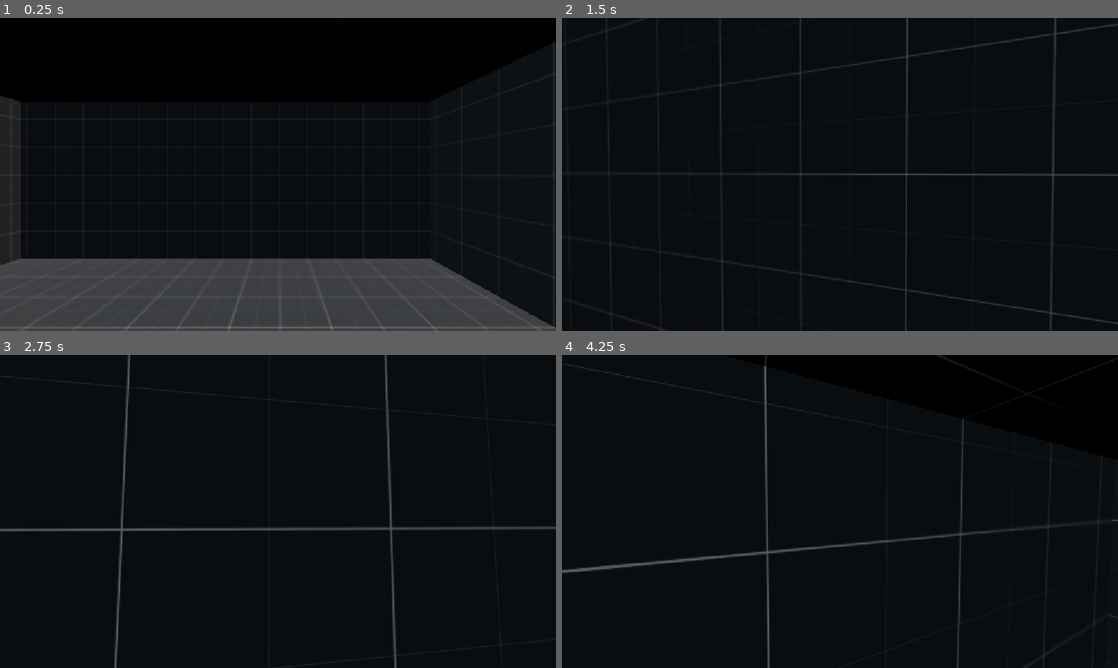
Above: before the commit, frames 1-4 (two rows, left to right).
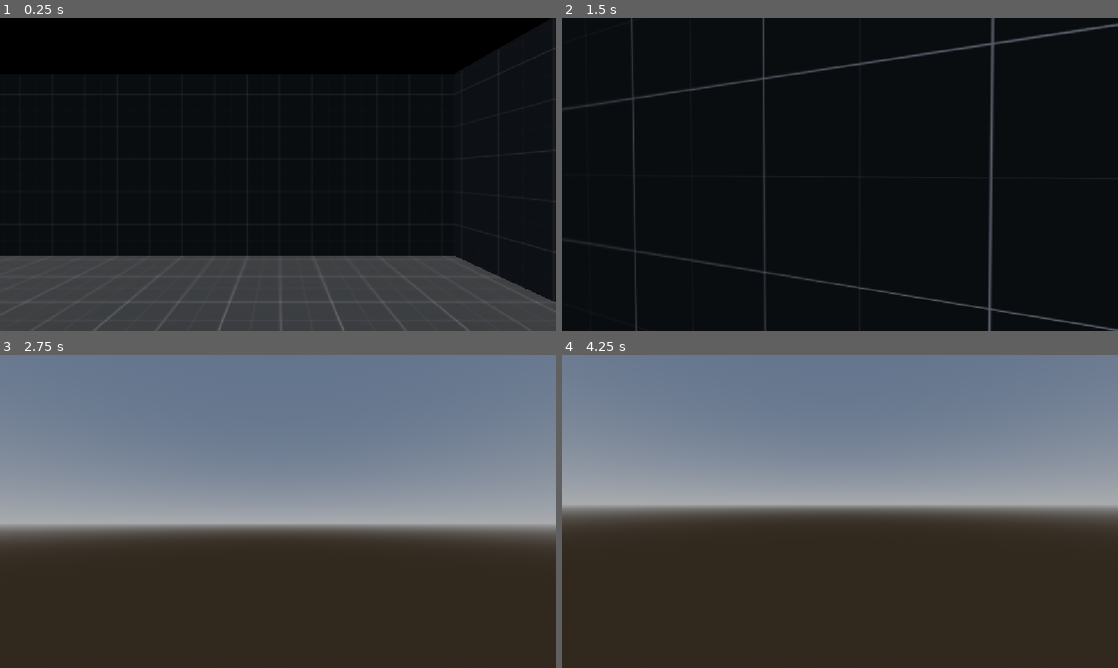
Above: after the commit, the same moments.

Repository: TNicolleDev/RE2Remake
Game: Godot game, scene res://Prototypes/ResidentEvil/1f_east_wing.tscn
The game is run twice, just before and just after one commit, with the same random seed, the same clock (stepped at 60 frames per second) and the same inputs. Before the commit the project has no main scene; this scene is started directly in both runs.
Inputs (mouse positions are in pixels of both pictures, inside the frame that each line leads up to):
- Up to frame 1 (0.25 s): no input
- Up to frame 2 (1.5 s): tap Enter (ui_accept) at 0.5, 0.77 s; move the mouse to (867, 174) at 0.52 s; hold E (interact, bound only after the commit) 0.53-1.28 s; hold W (move_forward) from 0.53 s (still down); move the mouse to (812, 174) at 1.27 s; tap E (interact, bound only after the commit) at 1.35 s
- Up to frame 3 (2.75 s): keep holding W (move_forward); tap Enter (ui_accept) at 1.52 s; move the mouse to (289, 505) at 2.02 s; hold E (interact, bound only after the commit) from 2.03 s (still down)
- Up to frame 4 (4.25 s): keep holding W (move_forward); tap Enter (ui_accept) at 2.75, 3.02, 3.77 s; move the mouse to (834, 517) at 2.77 s; release E (interact, bound only after the commit) at 2.78 s; tap E (interact, bound only after the commit) at 2.85 s; move the mouse to (878, 514) at 3.52 s; hold E (interact, bound only after the commit) from 3.53 s (still down); tap Escape (ui_cancel) at 4.15 s

The runs differ from the first frame. In frame 1, 3.7% of the frame differs, in the area x 0-100%, y 0-100%; in frame 2, 3.8%; in frame 3, 100%; in frame 4, 99%.

Commit message:
interactable class

Diff:
--- a/Tofu/tofu.gd
+++ b/Tofu/tofu.gd
@@ -7,6 +7,7 @@
 var mouse_motion:= Vector2.ZERO
 
 @export var aim_sensitivity: float = 0.005
+@onready var ray_cast_3d: RayCast3D = $CameraPivot/RayCast3D
 
 func _ready() -> void:
 	Input.mouse_mode = Input.MOUSE_MODE_CAPTURED
@@ -40,9 +41,19 @@
 		if Input.mouse_mode == Input.MOUSE_MODE_CAPTURED:
 			# relative is the position "relative" to the previous mouse position. It's negative because we want our mouse to move in the direction we are moving it.
 			mouse_motion = -event.relative *  aim_sensitivity
-	if event.is_action_pressed("ui_cancel"):
+	if event.is_action_pressed("ui_cancel") and Input.mouse_mode == Input.MOUSE_MODE_CAPTURED:
 		Input.mouse_mode = Input.MOUSE_MODE_VISIBLE
+		return
+	if event.is_action_pressed("ui_cancel") and Input.mouse_mode == Input.MOUSE_MODE_VISIBLE:
+		Input.mouse_mode = Input.MOUSE_MODE_CAPTURED
 
+
+func _unhandled_input(event: InputEvent) -> void:
+	if event.is_action_pressed("interact"):
+		var collider = ray_cast_3d.get_collider()
+		printt("collider: ", collider)
+		if collider is Interactable:
+			collider.interact()
 
 
 func handle_camera_rotation()-> void:
--- a/Tofu/tofu.tscn
+++ b/Tofu/tofu.tscn
@@ -20,6 +20,9 @@
 mesh = SubResource("BoxMesh_qeq5k")
 
 [node name="CameraPivot" type="Node3D" parent="." unique_id=932155180]
+transform = Transform3D(1, 0, 0, 0, 1, 0, 0, 0, 1, 0, 0.5, -0.5)
 
 [node name="Camera3D" type="Camera3D" parent="CameraPivot" unique_id=1450898794]
-transform = Transform3D(1, 0, 0, 0, 1, 0, 0, 0, 1, 0, 0.75, 0)
+
+[node name="RayCast3D" type="RayCast3D" parent="CameraPivot" unique_id=1144956994]
+target_position = Vector3(0, 0, -5)
--- /dev/null
+++ b/door.gd
@@ -0,0 +1,27 @@
+class_name Door
+extends Interactable
+
+var is_open: bool = false
+@export var is_locked: bool = false
+
+@onready var animation_player: AnimationPlayer = $AnimationPlayer
+
+func interact() -> void:
+	if is_locked:
+		print("locked things here.")
+		return
+	if is_open:
+		close()
+		return
+	if !is_open:
+		open()
+		return
+func open()-> void:
+		print("Opening...")
+		is_open = true
+		animation_player.play("open")
+
+func close() -> void:
+		print("Closing...")
+		is_open = false
+		animation_player.play("close")
--- /dev/null
+++ b/interactable.gd
@@ -0,0 +1,5 @@
+@abstract
+class_name Interactable
+extends Node3D
+
+@abstract func interact() -> void
--- a/project.godot
+++ b/project.godot
@@ -11,6 +11,7 @@
 [application]
 
 config/name="Resident Evil 2"
+run/main_scene="uid://df5urdpjmgw0j"
 config/features=PackedStringArray("4.7", "Forward Plus")
 config/icon="res://Assets/icon.svg"
 
@@ -45,6 +46,11 @@
 "events": [Object(InputEventKey,"resource_local_to_scene":false,"resource_name":"","device":-1,"window_id":0,"alt_press …(192 unchanged characters)…
 ]
 }
+interact={
+"deadzone": 0.2,
+"events": [Object(InputEventKey,"resource_local_to_scene":false,"resource_name":"","device":-1,"window_id":0,"alt_pressed":false,"shift_pressed":false,"ctrl_pressed":false,"meta_pressed":false,"pressed":false,"keycode":0,"physical_keycode":69,"key_label":0,"unicode":101,"location":0,"echo":false,"script":null)
+]
+}
 
 [physics]
 
--- /dev/null
+++ b/remote_interacting_object.gd
@@ -0,0 +1,8 @@
+
+extends Interactable
+
+@export var interactable_object: Interactable
+
+
+func interact() -> void:
+	interactable_object.interact()
--- /dev/null
+++ b/sandbox_2.tscn
@@ -0,0 +1,217 @@
+[gd_scene format=3 uid="uid://df5urdpjmgw0j"]
+
+[ext_resource type="Material" uid="uid://bdx34i4tmxqsh" path="res://Materials/meters_on_boxes.tres" id="1_oijqx"]
+[ext_resource type="PackedScene" uid="uid://hw4ctmcm8g6a" path="res://Tofu/tofu.tscn" id="2_1lpyh"]
+[ext_resource type="Script" uid="uid://8vfuepp170uk" path="res://door.gd" id="2_io68m"]
+[ext_resource type="Script" uid="uid://y3d8k3scydsu" path="res://remote_interacting_object.gd" id="4_wu16m"]
+
+[sub_resource type="ProceduralSkyMaterial" id="ProceduralSkyMaterial_io68m"]
+sky_horizon_color = Color(0.66224277, 0.6717428, 0.6867428, 1)
+ground_horizon_color = Color(0.66224277, 0.6717428, 0.6867428, 1)
+
+[sub_resource type="Sky" id="Sky_wu16m"]
+sky_material = SubResource("ProceduralSkyMaterial_io68m")
+
+[sub_resource type="Environment" id="Environment_d2lnp"]
+background_mode = 2
+sky = SubResource("Sky_wu16m")
+glow_enabled = true
+
+[sub_resource type="BoxShape3D" id="BoxShape3D_qeq5k"]
+size = Vector3(1.5, 3, 0.1)
+
+[sub_resource type="StandardMaterial3D" id="StandardMaterial3D_io68m"]
+albedo_color = Color(1, 0, 0, 1)
+
+[sub_resource type="BoxMesh" id="BoxMesh_io68m"]
+material = SubResource("StandardMaterial3D_io68m")
+size = Vector3(1.5, 3, 0.1)
+
+[sub_resource type="Animation" id="Animation_io68m"]
+length = 0.001
+tracks/0/type = "value"
+tracks/0/imported = false
+tracks/0/enabled = true
+tracks/0/path = NodePath(".:rotation")
+tracks/0/interp = 1
+tracks/0/loop_wrap = true
+tracks/0/keys = {
+"times": PackedFloat32Array(0),
+"transitions": PackedFloat32Array(1),
+"update": 0,
+"values": [Vector3(0, 0, 0)]
+}
+
+[sub_resource type="Animation" id="Animation_d2lnp"]
+resource_name = "close"
+length = 1.5
+tracks/0/type = "value"
+tracks/0/imported = false
+tracks/0/enabled = true
+tracks/0/path = NodePath(".:rotation")
+tracks/0/interp = 1
+tracks/0/loop_wrap = true
+tracks/0/keys = {
+"times": PackedFloat32Array(0, 1.5),
+"transitions": PackedFloat32Array(1, 1),
+"update": 0,
+"values": [Vector3(0, -1.5707964, 0), Vector3(0, 0, 0)]
+}
+
+[sub_resource type="Animation" id="Animation_wu16m"]
+resource_name = "open"
+length = 1.5
+tracks/0/type = "value"
+tracks/0/imported = false
+tracks/0/enabled = true
+tracks/0/path = NodePath(".:rotation")
+tracks/0/interp = 1
+tracks/0/loop_wrap = true
+tracks/0/keys = {
+"times": PackedFloat32Array(0, 1.5),
+"transitions": PackedFloat32Array(-2, -2),
+"update": 0,
+"values": [Vector3(0, 0, 0), Vector3(0, -1.5707964, 0)]
+}
+
+[sub_resource type="AnimationLibrary" id="AnimationLibrary_d2lnp"]
+_data = {
+&"RESET": SubResource("Animation_io68m"),
+&"close": SubResource("Animation_d2lnp"),
+&"open": SubResource("Animation_wu16m")
+}
+
+[sub_resource type="StandardMaterial3D" id="StandardMaterial3D_wu16m"]
+albedo_color = Color(0, 0, 1, 1)
+
+[sub_resource type="BoxMesh" id="BoxMesh_ltp5q"]
+material = SubResource("StandardMaterial3D_wu16m")
+size = Vector3(1.5, 3, 1)
+
+[sub_resource type="BoxShape3D" id="BoxShape3D_ltp5q"]
+size = Vector3(1.5, 3, 1)
+
+[sub_resource type="Animation" id="Animation_erm63"]
+length = 0.001
+
+[sub_resource type="Animation" id="Animation_23yaj"]
+resource_name = "close"
+length = 1.5
+tracks/0/type = "value"
+tracks/0/imported = false
+tracks/0/enabled = true
+tracks/0/path = NodePath(".:position")
+tracks/0/interp = 1
+tracks/0/loop_wrap = true
+tracks/0/keys = {
+"times": PackedFloat32Array(0, 1.5),
+"transitions": PackedFloat32Array(-2, 1),
+"update": 0,
+"values": [Vector3(-3, 3, -5), Vector3(-3, 0, -5)]
+}
+
+[sub_resource type="Animation" id="Animation_tu14p"]
+resource_name = "open"
+length = 1.5
+tracks/0/type = "value"
+tracks/0/imported = false
+tracks/0/enabled = true
+tracks/0/path = NodePath(".:position")
+tracks/0/interp = 1
+tracks/0/loop_wrap = true
+tracks/0/keys = {
+"times": PackedFloat32Array(0, 1.5),
+"transitions": PackedFloat32Array(1, -2),
+"update": 0,
+"values": [Vector3(-3, 0, -5), Vector3(-3, 3, -5)]
+}
+
+[sub_resource type="AnimationLibrary" id="AnimationLibrary_urhec"]
+_data = {
+&"RESET": SubResource("Animation_erm63"),
+&"close": SubResource("Animation_23yaj"),
+&"open": SubResource("Animation_tu14p")
+}
+
+[sub_resource type="SphereShape3D" id="SphereShape3D_qeq5k"]
+
+[sub_resource type="StandardMaterial3D" id="StandardMaterial3D_d2lnp"]
+albedo_color = Color(0.89411765, 0.25490198, 0.3529412, 1)
+
+[sub_resource type="SphereMesh" id="SphereMesh_wu16m"]
+material = SubResource("StandardMaterial3D_d2lnp")
+
+[sub_resource type="StandardMaterial3D" id="StandardMaterial3D_ltp5q"]
+albedo_color = Color(0.16470589, 0.1882353, 0.7882353, 1)
+
+[sub_resource type="SphereMesh" id="SphereMesh_d2lnp"]
+material = SubResource("StandardMaterial3D_ltp5q")
+
+[node name="Sandbox2" type="Node3D" unique_id=258625766]
+
+[node name="WorldEnvironment" type="WorldEnvironment" parent="." unique_id=1750140551]
+environment = SubResource("Environment_d2lnp")
+
+[node name="DirectionalLight3D" type="DirectionalLight3D" parent="." unique_id=581599880]
+transform = Transform3D(-0.8660254, -0.43301278, 0.25, 0, 0.49999997, 0.86602545, -0.50000006, 0.75, -0.43301266, 0, 0, 0)
+shadow_enabled = true
+
+[node name="Tofu" parent="." unique_id=1542248161 instance=ExtResource("2_1lpyh")]
+transform = Transform3D(1, 0, 0, 0, 1, 0, 0, 0, 1, 0, 0.8499999, 3.458589)
+
+[node name="Floor" type="CSGBox3D" parent="." unique_id=45966790]
+material_override = ExtResource("1_oijqx")
+use_collision = true
+size = Vector3(15, 0.1, 15)
+
+[node name="NormalDoor" type="AnimatableBody3D" parent="." unique_id=157332876]
+transform = Transform3D(1, 0, 0, 0, 1, 0, 0, 0, 1, -6.5, 1.5, -5)
+script = ExtResource("2_io68m")
+
+[node name="CollisionShape3D" type="CollisionShape3D" parent="NormalDoor" unique_id=214185462]
+transform = Transform3D(1, 0, 0, 0, 1, 0, 0, 0, 1, 0.75, 0, 0)
+shape = SubResource("BoxShape3D_qeq5k")
+
+[node name="MeshInstance3D" type="MeshInstance3D" parent="NormalDoor" unique_id=164715081]
+transform = Transform3D(1, 0, 0, 0, 1, 0, 0, 0, 1, 0.75, 0, 0)
+mesh = SubResource("BoxMesh_io68m")
+
+[node name="AnimationPlayer" type="AnimationPlayer" parent="NormalDoor" unique_id=2053598727]
+libraries/ = SubResource("AnimationLibrary_d2lnp")
+
+[node name="RisingDoor" type="AnimatableBody3D" parent="." unique_id=7071841]
+transform = Transform3D(1, 0, 0, 0, 1, 0, 0, 0, 1, -3, 0, -5)
+script = ExtResource("2_io68m")
+
+[node name="MeshInstance3D" type="MeshInstance3D" parent="RisingDoor" unique_id=1958262362]
+transform = Transform3D(1, 0, 0, 0, 1, 0, 0, 0, 1, 0, 1.5, 0)
+mesh = SubResource("BoxMesh_ltp5q")
+
+[node name="CollisionShape3D" type="CollisionShape3D" parent="RisingDoor" unique_id=1205575524]
+transform = Transform3D(1, 0, 0, 0, 1, 0, 0, 0, 1, 0, 1.5, 0)
+shape = SubResource("BoxShape3D_ltp5q")
+
+[node name="AnimationPlayer" type="AnimationPlayer" parent="RisingDoor" unique_id=228966978]
+libraries/ = SubResource("AnimationLibrary_urhec")
+
+[node name="RemoteInteractingObject" type="StaticBody3D" parent="." unique_id=1610788282 node_paths=PackedStringArray("interactable_object")]
+transform = Transform3D(1, 0, 0, 0, 1, 0, 0, 0, 1, 0, 1.3554444, -2.2085907)
+script = ExtResource("4_wu16m")
+interactable_object = NodePath("../NormalDoor")
+
+[node name="CollisionShape3D" type="CollisionShape3D" parent="RemoteInteractingObject" unique_id=372971143]
+shape = SubResource("SphereShape3D_qeq5k")
+
+[node name="MeshInstance3D" type="MeshInstance3D" parent="RemoteInteractingObject" unique_id=488751525]
+mesh = SubResource("SphereMesh_wu16m")
+
+[node name="RemoteInteractingObject2" type="StaticBody3D" parent="." unique_id=1401287384 node_paths=PackedStringArray("interactable_object")]
+transform = Transform3D(1, 0, 0, 0, 1, 0, 0, 0, 1, 1.7058468, 1.3554444, -2.2085907)
+script = ExtResource("4_wu16m")
+interactable_object = NodePath("../RisingDoor")
+
+[node name="CollisionShape3D" type="CollisionShape3D" parent="RemoteInteractingObject2" unique_id=1012160141]
+shape = SubResource("SphereShape3D_qeq5k")
+
+[node name="MeshInstance3D" type="MeshInstance3D" parent="RemoteInteractingObject2" unique_id=2138618301]
+mesh = SubResource("SphereMesh_d2lnp")
Not shown, added: door.gd.uid
Not shown, added: interactable.gd.uid
Not shown, added: remote_interacting_object.gd.uid
